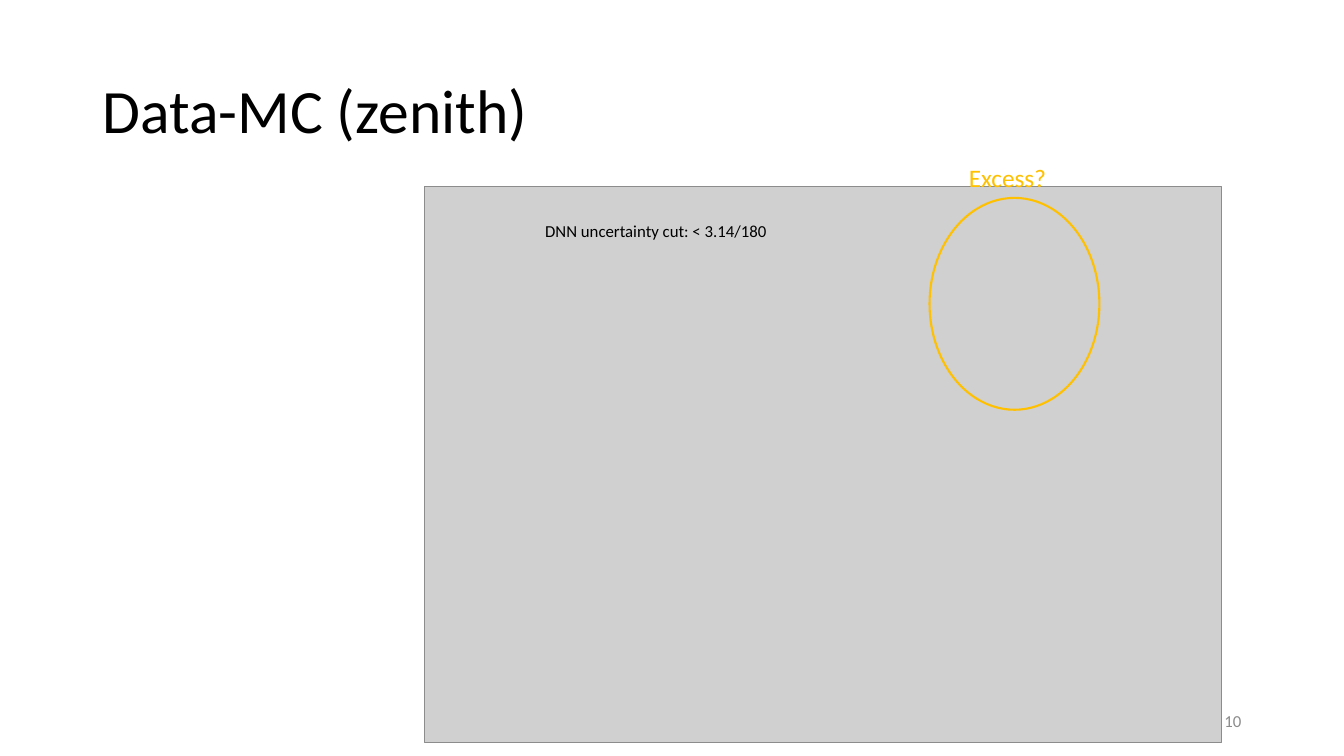
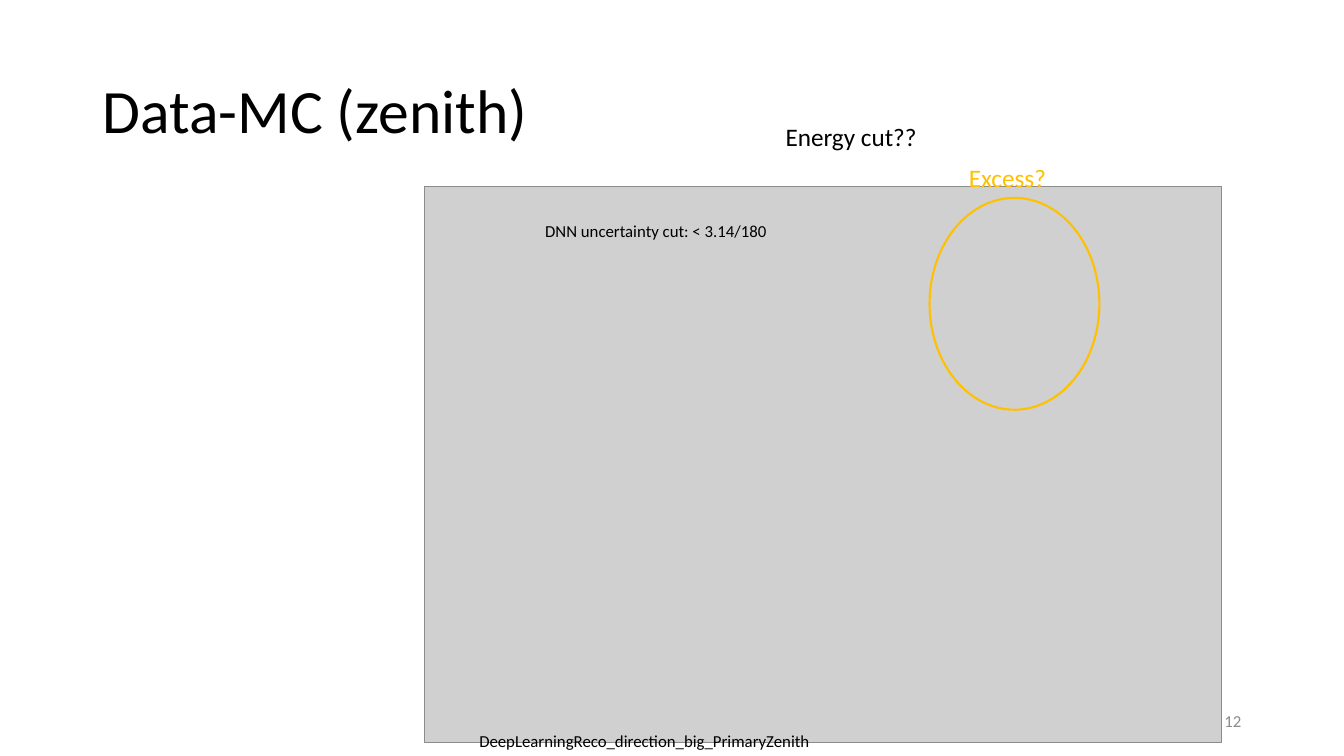
Before and after one commit to pascalgutjahr/presentations, a slide deck: slide 13 of cr_group/prompt_20230831.pptx (slide 11 before the commit). Drawn at 1344x756 pixels with LibreOffice and Linux fonts; fonts in the diff are those of the drawing; grey boxes stand for pictures. Boxes give left, top, right and bottom in pixels: in the first picture for what was removed or moved away, otherwise in the second. Text is boxed around its words. In the diff, an @@ line names an element or a change of style, - is before the commit and + after.

Commit message:
slides complete

```diff
--- a/cr_group/prompt_20230831.pptx
+++ b/cr_group/prompt_20230831.pptx
@@ text added at box(786, 128, 917, 151), 18 pt, text #000000 @@
+Energy cut??
@@ page number at box(1224, 716, 1241, 727): text changed @@
-10
+12
@@ text added at box(479, 735, 809, 751), 12 pt, text #000000 @@
+DeepLearningReco_direction_big_PrimaryZenith
```
Also in this commit, not shown: 4 other slides changed, 8 slides added.
